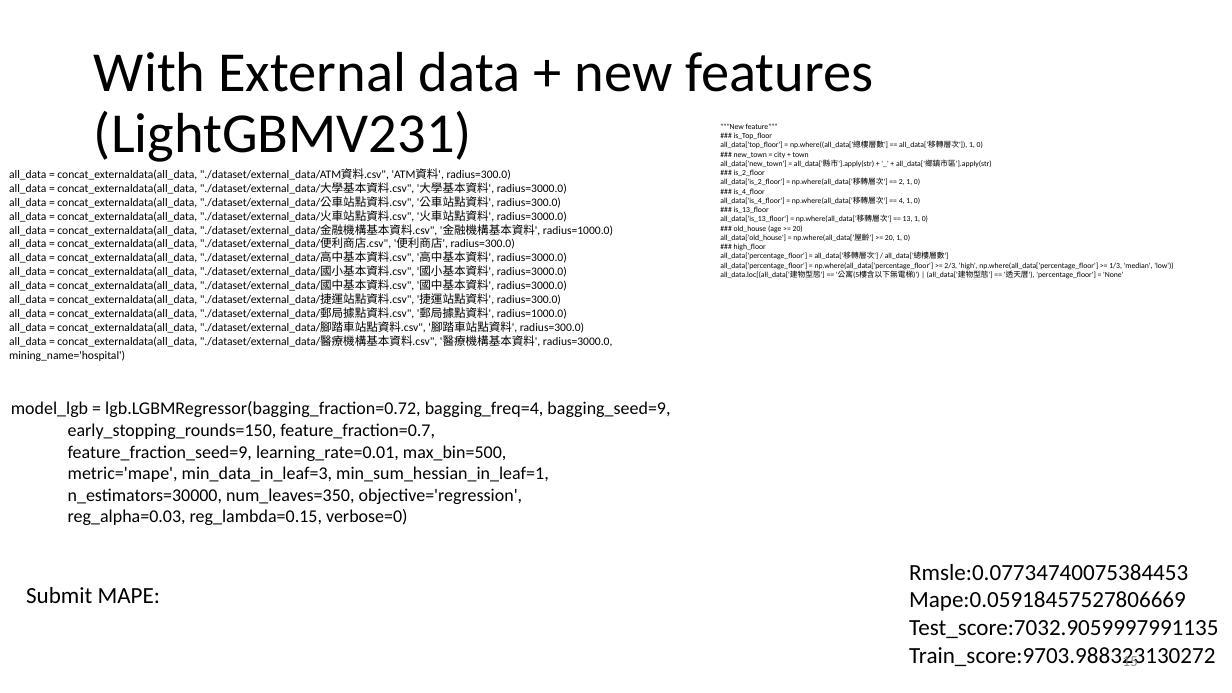
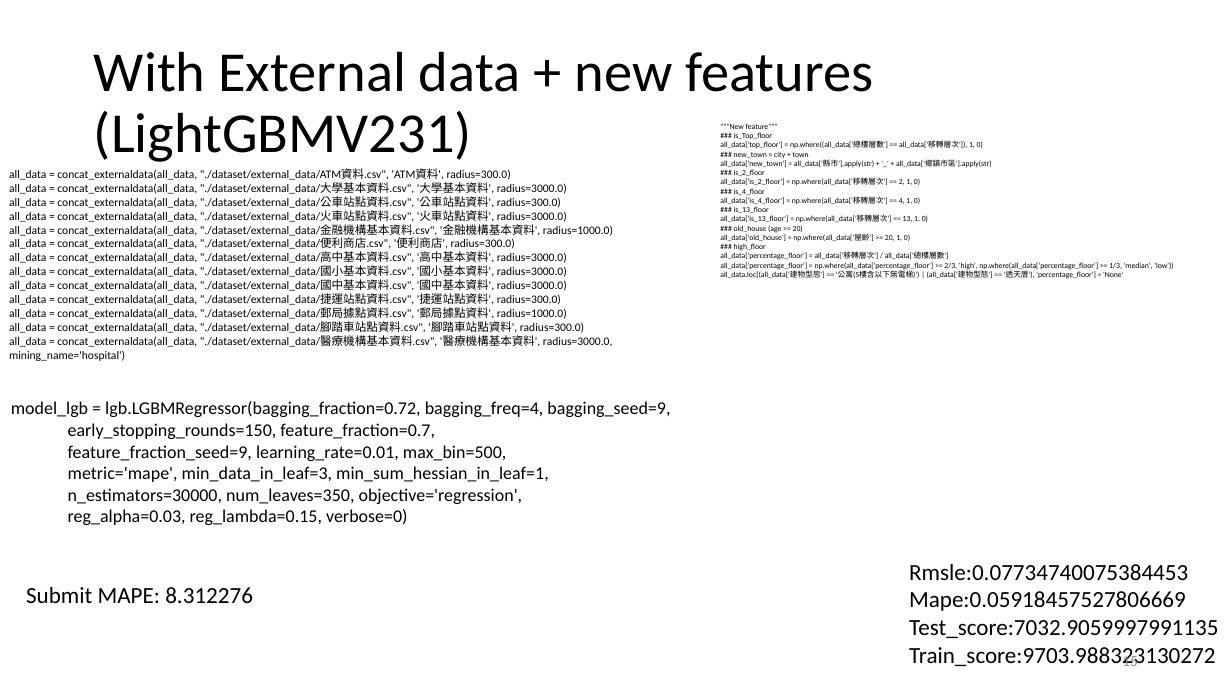
Before and after one commit to danny0926/housePrice-Predict, a slide deck: slide 15 of LOG.pptx. Drawn at 1232x693 pixels with LibreOffice and Linux fonts; fonts in the diff are those of the drawing. Boxes give left, top, right and bottom in pixels: in the first picture for what was removed or moved away, otherwise in the second. Text is boxed around its words. In the diff, an @@ line names an element or a change of style, - is before the commit and + after.

```diff
--- a/LOG.pptx
+++ b/LOG.pptx
@@ text at (x1=26, y1=587, x2=253, y2=603): text changed @@
-Submit MAPE:
+Submit MAPE: 8.312276
```
Also in this commit, not shown: 1 other slide changed, 4 other files.
